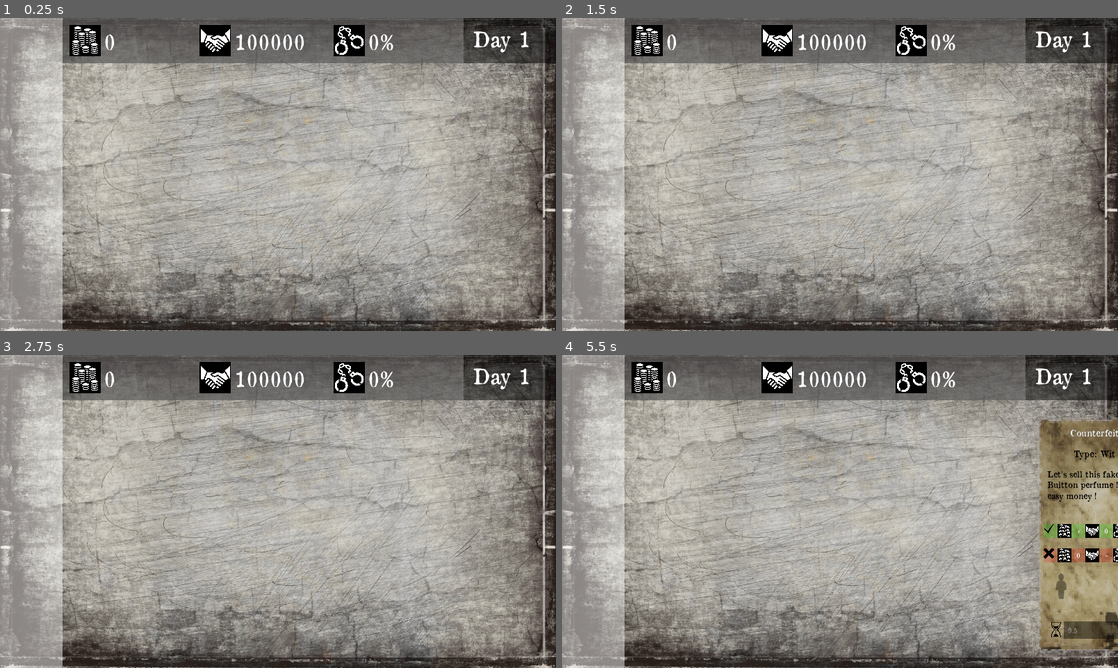
Above: before the commit, frames 1-4 (two rows, left to right).
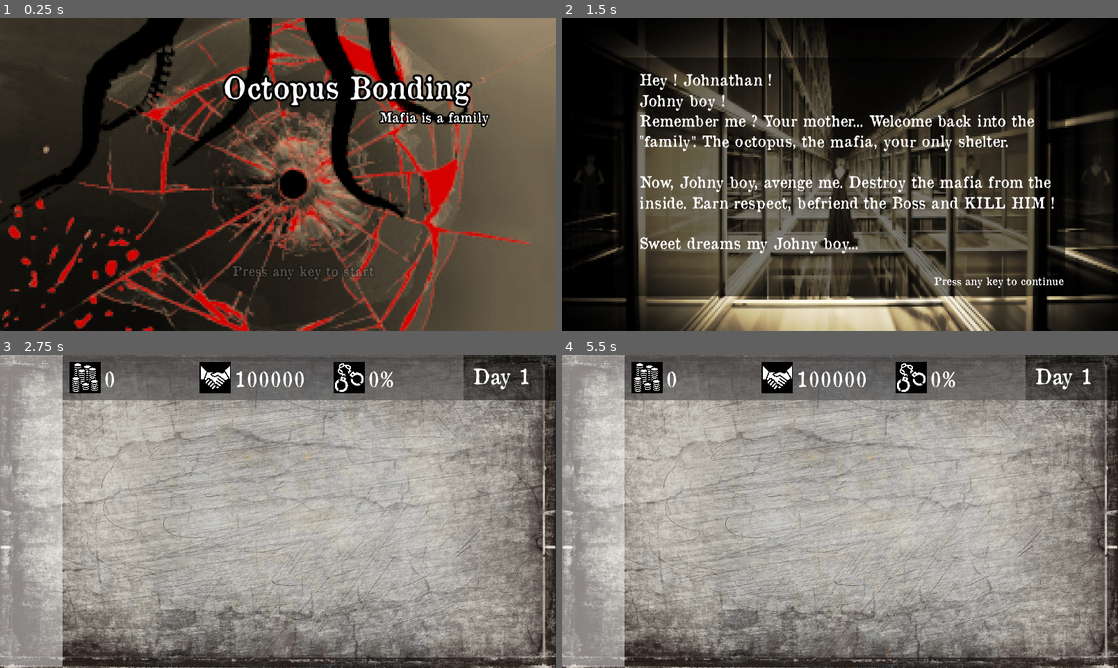
Above: after the commit, the same moments.

Repository: angeldustjdr/octopus_bounding
Game: Godot game, scene res://Titre.tscn
Same seed, same stepped clock (60 frames per second), same inputs: the game is played once before the commit and once after it. Before the commit the project starts from res://Main.tscn.
Inputs (mouse positions are in pixels of both pictures, inside the frame that each line leads up to):
- Up to frame 1 (0.25 s): no input
- Up to frame 2 (1.5 s): tap Enter at 0.5, 1.25 s; move the mouse to (962, 158) at 0.52 s; click (962, 158) at 0.67 s; drag from (728, 190) to (812, 237) at 1.27 s
- Up to frame 3 (2.75 s): tap Enter at 2 s; move the mouse to (333, 442) at 2.02 s; click (333, 442) at 2.17 s
- Up to frame 4 (5.5 s): drag from (812, 574) to (673, 464) at 2.77 s; tap Space at 3.5, 5 s; move the mouse to (1006, 558) at 3.52 s; click (1006, 558) at 3.67 s; tap Enter at 4.25 s; drag from (673, 464) to (756, 433) at 4.27 s; move the mouse to (867, 511) at 5.02 s; click (867, 511) at 5.17 s

The runs differ from the first frame. In frame 1, 96% of the frame differs, in the area x 0-100%, y 0-100%; in frame 2, 96%; in frame 3, less than 0.1%; in frame 4, 9.4%.

Commit message:
intro styley

Diff:
--- a/Main.tscn
+++ b/Main.tscn
@@ -39,13 +39,12 @@
 [node name="NPCArea" type="ColorRect" parent="."]
 anchor_right = 0.125
 anchor_bottom = 1.0
-margin_top = 1.07288e-06
+margin_top = -4.0
 margin_right = -16.0
-margin_bottom = 1.07288e-06
+margin_bottom = -4.0
 mouse_filter = 2
 color = Color( 1, 1, 1, 0.470588 )
 __meta__ = {
-"_edit_group_": true,
 "_edit_use_anchors_": false
 }
 
--- /dev/null
+++ b/Pre-main.gd
@@ -0,0 +1,25 @@
+extends Node2D
+
+onready var myTime = 0
+# Called when the node enters the scene tree for the first time.
+func _ready():
+	$myText.percent_visible = 0
+	var _anim_player = $SceneTranstion/AnimationPlayer
+	_anim_player.play_backwards("fade")
+	yield(_anim_player, "animation_finished")
+
+
+# Called every frame. 'delta' is the elapsed time since the previous frame.
+func _process(delta):
+	$myText.percent_visible += delta/30
+	if $myText.percent_visible >= 1:
+		myTime+=delta
+
+func _input(event):
+	if event is InputEventKey and $myText.percent_visible != 1:
+		$myText.percent_visible = 1
+	if event is InputEventKey and myTime > 0.5:
+		var _anim_player = $SceneTranstion/AnimationPlayer
+		_anim_player.play("fade")
+		yield(_anim_player, "animation_finished")
+		get_tree().change_scene("res://Main.tscn")
--- /dev/null
+++ b/Pre-main.tscn
@@ -0,0 +1,67 @@
+[gd_scene load_steps=7 format=2]
+
+[ext_resource path="res://Assets/pre-main.png" type="Texture" id=1]
+[ext_resource path="res://SceneTranstion.tscn" type="PackedScene" id=2]
+[ext_resource path="res://Pre-main.gd" type="Script" id=3]
+[ext_resource path="res://Assets/font/OldNewspaperTypes.ttf" type="DynamicFontData" id=4]
+
+[sub_resource type="DynamicFont" id=1]
+size = 36
+outline_color = Color( 0.0823529, 0.0156863, 0.0156863, 1 )
+font_data = ExtResource( 4 )
+
+[sub_resource type="DynamicFont" id=2]
+size = 24
+font_data = ExtResource( 4 )
+
+[node name="Pre-main" type="Node2D"]
+script = ExtResource( 3 )
+
+[node name="pre-main" type="Sprite" parent="."]
+texture = ExtResource( 1 )
+centered = false
+
+[node name="ColorRect" type="ColorRect" parent="."]
+margin_left = 141.0
+margin_top = 91.0
+margin_right = 1158.0
+margin_bottom = 640.0
+color = Color( 0, 0, 0, 0.517647 )
+__meta__ = {
+"_edit_use_anchors_": false
+}
+
+[node name="myText" type="Label" parent="."]
+margin_left = 178.0
+margin_top = 119.0
+margin_right = 1158.0
+margin_bottom = 597.0
+custom_fonts/font = SubResource( 1 )
+custom_colors/font_color = Color( 1, 1, 1, 1 )
+text = "Hey ! Johnathan !
+Johny boy !
+Remember me ? Your mother... Welcome back into the \"family\". The octopus, the mafia, your only shelter.
+
+Now, Johny boy, avenge me. Destroy the mafia from the inside. Earn respect, befriend the Boss and KILL HIM !
+
+Sweet dreams my Johny boy..."
+autowrap = true
+__meta__ = {
+"_edit_use_anchors_": false
+}
+
+[node name="SceneTranstion" parent="." instance=ExtResource( 2 )]
+visible = false
+
+[node name="Label" type="Label" parent="."]
+margin_left = 856.173
+margin_top = 576.335
+margin_right = 1149.17
+margin_bottom = 633.335
+custom_fonts/font = SubResource( 2 )
+text = "Press any key to continue"
+align = 1
+valign = 1
+__meta__ = {
+"_edit_use_anchors_": false
+}
--- /dev/null
+++ b/SceneTranstion.tscn
@@ -0,0 +1,29 @@
+[gd_scene load_steps=2 format=2]
+
+[sub_resource type="Animation" id=3]
+resource_name = "fade"
+length = 0.5
+tracks/0/type = "value"
+tracks/0/path = NodePath(".:modulate")
+tracks/0/interp = 1
+tracks/0/loop_wrap = true
+tracks/0/imported = false
+tracks/0/enabled = true
+tracks/0/keys = {
+"times": PoolRealArray( 0, 0.5 ),
+"transitions": PoolRealArray( 1, 1 ),
+"update": 0,
+"values": [ Color( 1, 1, 1, 0 ), Color( 1, 1, 1, 1 ) ]
+}
+
+[node name="SceneTranstion" type="ColorRect"]
+modulate = Color( 1, 1, 1, 0 )
+margin_right = 1280.0
+margin_bottom = 720.0
+color = Color( 0, 0, 0, 1 )
+__meta__ = {
+"_edit_use_anchors_": false
+}
+
+[node name="AnimationPlayer" type="AnimationPlayer" parent="."]
+anims/fade = SubResource( 3 )
--- a/Titre.gd
+++ b/Titre.gd
@@ -12,3 +12,11 @@
 func _process(delta):
 	time += delta
 	$SubTitleLabel2.modulate.a = abs(sin(time))
+
+func _input(event):
+	if event is InputEventKey:
+		if event.pressed:
+			var _anim_player = $SceneTranstion/AnimationPlayer
+			_anim_player.play("fade")
+			yield(_anim_player, "animation_finished")
+			get_tree().change_scene("res://Pre-main.tscn")
--- a/Titre.tscn
+++ b/Titre.tscn
@@ -1,8 +1,9 @@
-[gd_scene load_steps=6 format=2]
+[gd_scene load_steps=7 format=2]
 
 [ext_resource path="res://Assets/title_screen.png" type="Texture" id=1]
 [ext_resource path="res://Assets/font/OldNewspaperTypes.ttf" type="DynamicFontData" id=2]
 [ext_resource path="res://Titre.gd" type="Script" id=3]
+[ext_resource path="res://SceneTranstion.tscn" type="PackedScene" id=4]
 
 [sub_resource type="DynamicFont" id=1]
 size = 70
@@ -56,9 +57,11 @@
 margin_bottom = 620.52
 custom_fonts/font = SubResource( 2 )
 custom_colors/font_outline_modulate = Color( 0, 0, 0, 1 )
-text = "Press any button to start"
+text = "Press any key to start"
 align = 1
 valign = 1
 __meta__ = {
 "_edit_use_anchors_": false
 }
+
+[node name="SceneTranstion" parent="." instance=ExtResource( 4 )]
--- a/project.godot
+++ b/project.godot
@@ -15,8 +15,8 @@
 
 [application]
 
-config/name="Octopus Bounding"
-run/main_scene="res://Main.tscn"
+config/name="Octopus Bonding"
+run/main_scene="res://Titre.tscn"
 config/icon="res://icon.png"
 
 [display]
Binary file added: Assets/pre-main.png
Not shown, added: Assets/pre-main.png.import
Binary file added: Assets/pre-main_fullres.png
Not shown, added: Assets/pre-main_fullres.png.import
